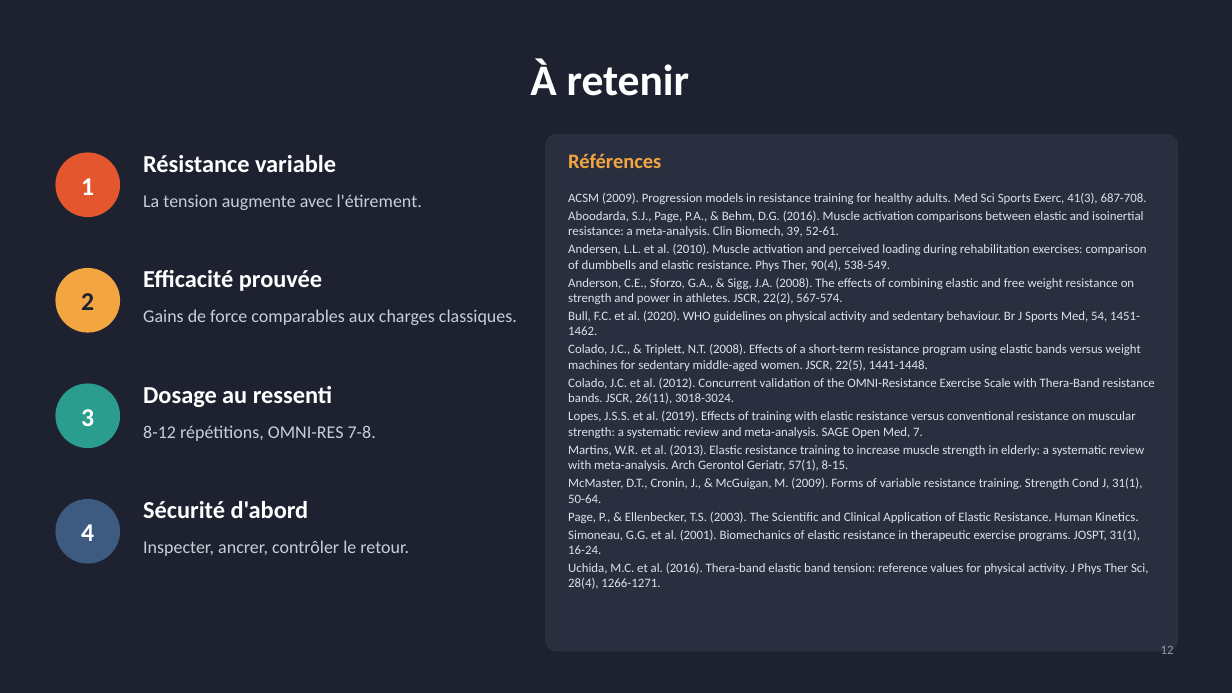
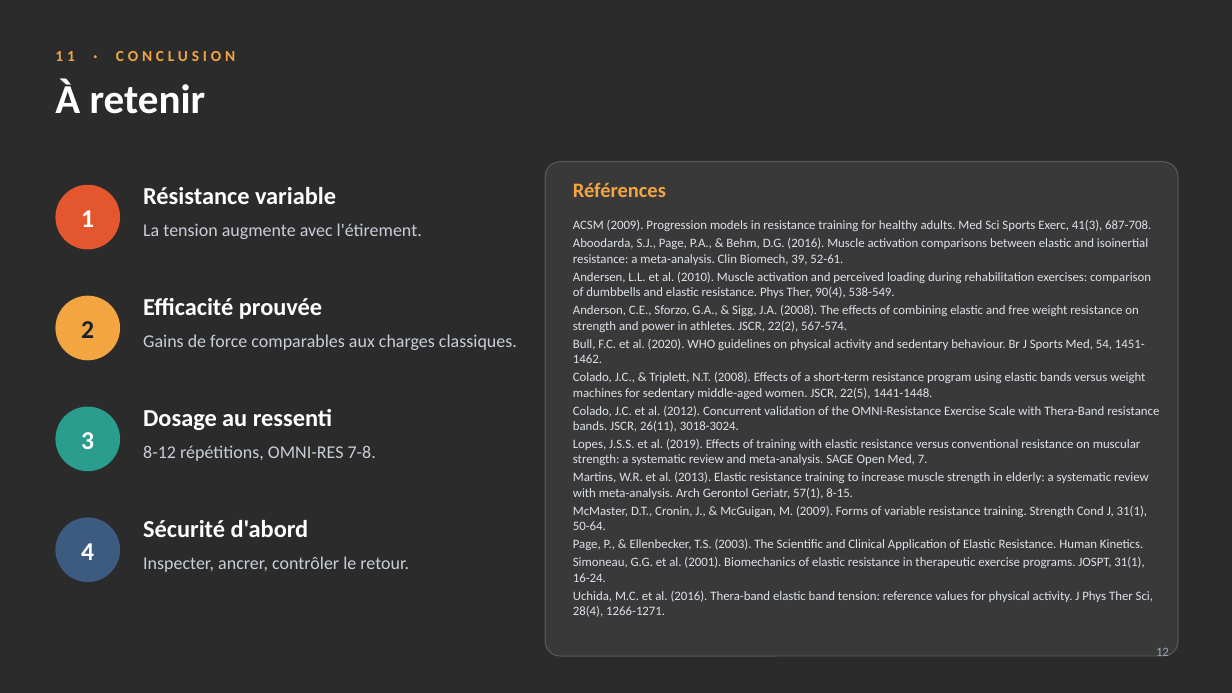
Before and after one commit to arthurdfrn-cloud/squadsync, a slide deck: slide 12 of presentations/elastique-ifapme/Entrainement_elastique_IFAPME.pptx. Drawn at 1232x693 pixels with LibreOffice and Linux fonts; fonts in the diff are those of the drawing; background and template pictures are left out; a plain dark background stands for a picture behind light text. Boxes give left, top, right and bottom in pixels: in the first picture for what was removed or moved away, otherwise in the second. Text is boxed around its words. In the diff, an @@ line names an element or a change of style, - is before the commit and + after.

```diff
--- a/presentations/elastique-ifapme/Entrainement_elastique_IFAPME.pptx
+++ b/presentations/elastique-ifapme/Entrainement_elastique_IFAPME.pptx
@@ background #1E2230 to picture (left out) @@
@@ text added at bbox=[55, 51, 235, 61], 12 pt, text #F2A541, bold @@
+11 · CONCLUSION
@@ title "À retenir": place and size @@
-title "À retenir" at bbox=[530, 59, 690, 96]
+title "À retenir" at bbox=[55, 79, 206, 114]
@@ title "À retenir" at bbox=[55, 79, 206, 114]: size 34 to 32 pt; alignment centre to left; vertical alignment middle to top @@
@@ rounded rectangle: place and size @@
-rounded rectangle at bbox=[545, 134, 1178, 652]
+rounded rectangle at bbox=[545, 162, 1178, 656]
@@ rounded rectangle at bbox=[545, 162, 1178, 656]: fill #2A2F40 to #FFFFFF at 7% opacity; outline none to #FFFFFF 0.75 pt; proportions changed @@
@@ text "Références": place and size @@
-text "Références" at bbox=[568, 153, 661, 168]
+text "Références" at bbox=[573, 183, 666, 197]
@@ text "1": place and size @@
-text "1" at bbox=[81, 178, 94, 195]
+text "1" at bbox=[81, 210, 94, 227]
@@ ellipse: place and size @@
-ellipse at bbox=[55, 152, 120, 217]
+ellipse at bbox=[55, 185, 120, 250]
@@ text "Résistance variable": place and size @@
-text "Résistance variable" at bbox=[143, 155, 336, 172]
+text "Résistance variable" at bbox=[143, 187, 336, 204]
@@ text "La tension augmente avec l'étirement.": place and size @@
-text "La tension augmente avec l'étirement." at bbox=[143, 194, 422, 210]
+text "La tension augmente avec l'étirement." at bbox=[143, 223, 422, 239]
@@ text "ACSM (2009). Progression models in ...": place and size @@
-text "ACSM (2009). Progression models in ..." at bbox=[568, 193, 1155, 589]
+text "ACSM (2009). Progression models in ..." at bbox=[573, 220, 1159, 617]
@@ text "2": place and size @@
-text "2" at bbox=[81, 293, 94, 310]
+text "2" at bbox=[81, 321, 94, 338]
@@ ellipse: place and size @@
-ellipse at bbox=[55, 268, 120, 333]
+ellipse at bbox=[55, 296, 120, 360]
@@ text "2" at bbox=[81, 321, 94, 338]: text colour #1E2230 to #1B1F2E @@
@@ text "Efficacité prouvée": place and size @@
-text "Efficacité prouvée" at bbox=[143, 270, 322, 291]
+text "Efficacité prouvée" at bbox=[143, 298, 322, 319]
@@ text "Gains de force comparables aux ...": place and size @@
-text "Gains de force comparables aux ..." at bbox=[143, 309, 517, 325]
+text "Gains de force comparables aux ..." at bbox=[143, 334, 517, 350]
@@ text "3": place and size @@
-text "3" at bbox=[81, 409, 94, 426]
+text "3" at bbox=[81, 432, 94, 449]
@@ ellipse: place and size @@
-ellipse at bbox=[55, 384, 120, 448]
+ellipse at bbox=[55, 407, 120, 471]
@@ text "Dosage au ressenti": place and size @@
-text "Dosage au ressenti" at bbox=[143, 386, 332, 407]
+text "Dosage au ressenti" at bbox=[143, 409, 332, 430]
@@ text "8-12 répétitions, OMNI-RES 7-8.": place and size @@
-text "8-12 répétitions, OMNI-RES 7-8." at bbox=[143, 425, 376, 441]
+text "8-12 répétitions, OMNI-RES 7-8." at bbox=[143, 445, 376, 461]
@@ text "4": place and size @@
-text "4" at bbox=[81, 524, 94, 541]
+text "4" at bbox=[81, 543, 94, 560]
@@ ellipse: place and size @@
-ellipse at bbox=[55, 499, 120, 564]
+ellipse at bbox=[55, 518, 120, 582]
@@ text "Sécurité d'abord": place and size @@
-text "Sécurité d'abord" at bbox=[143, 501, 309, 518]
+text "Sécurité d'abord" at bbox=[143, 520, 309, 537]
@@ text "Inspecter, ancrer, contrôler le retour.": place and size @@
-text "Inspecter, ancrer, contrôler le retour." at bbox=[143, 540, 409, 556]
+text "Inspecter, ancrer, contrôler le retour." at bbox=[143, 556, 409, 572]
@@ page number at bbox=[1156, 648, 1169, 656]: text colour #8D99AE to #9AA3B5 @@
```
Also in this commit, not shown: 11 other slides changed, 2 other files.
